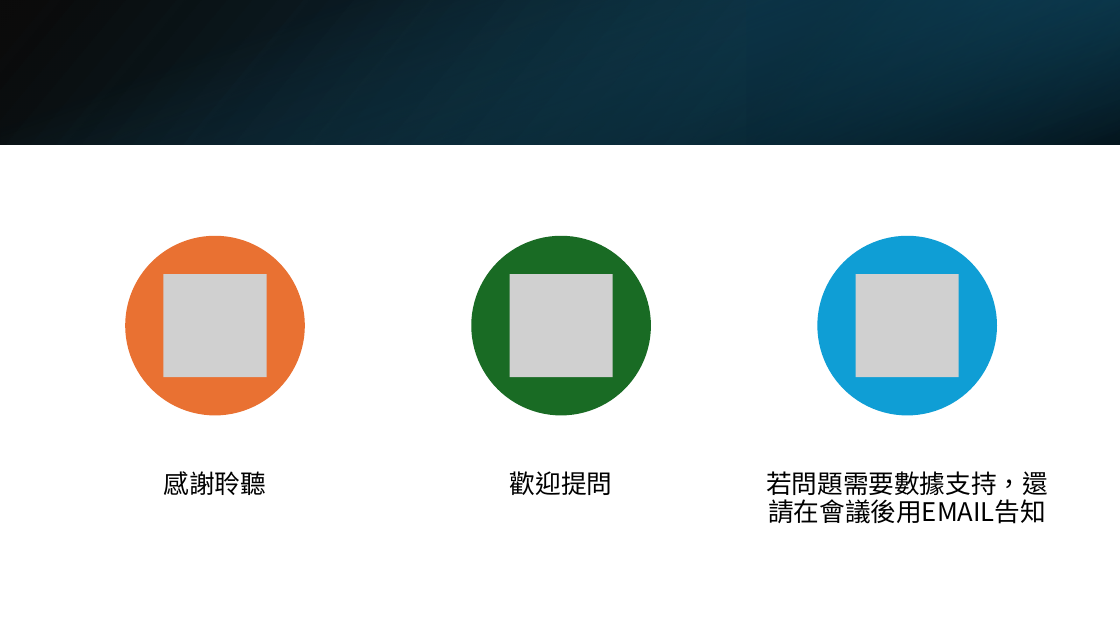
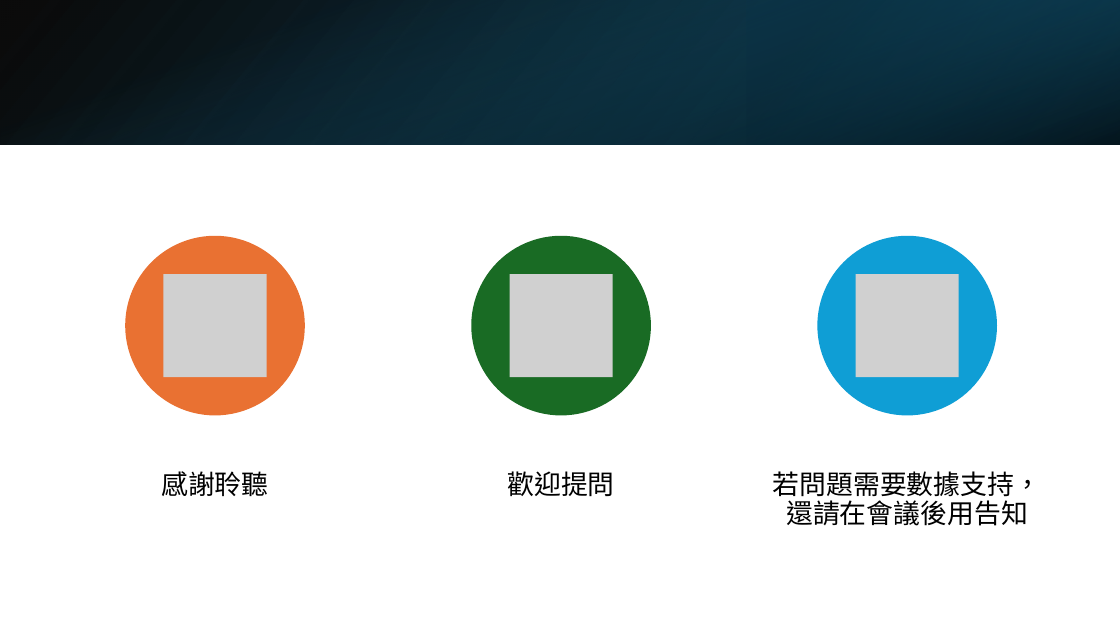
Before and after one commit to y4611676/Unanimous-Project, a slide deck: slide 14 of Bike_Share/共享單車如何成功.pptx. Drawn at 1120x630 pixels with LibreOffice and Linux fonts; fonts in the diff are those of the drawing; grey boxes stand for pictures. Boxes give left, top, right and bottom in pixels: in the first picture for what was removed or moved away, otherwise in the second. Text is boxed around its words. In the diff, an @@ line names an element or a change of style, - is before the commit and + after.

```diff
--- a/Bike_Share/共享單車如何成功.pptx
+++ b/Bike_Share/共享單車如何成功.pptx
@@ text "感謝聆聽" at bbox=[161, 471, 268, 496]: size 22 to 23 pt @@
@@ text "歡迎提問" at bbox=[507, 471, 614, 497]: size 22 to 23 pt @@
@@ text at bbox=[773, 471, 1042, 526]: text changed; size 22 to 23 pt @@
-若問題需要數據支持，還請在會議後用EMAIL告知
+若問題需要數據支持，還請在會議後用告知
```
Also in this commit, not shown: 12 other slides changed, 1 other file.
